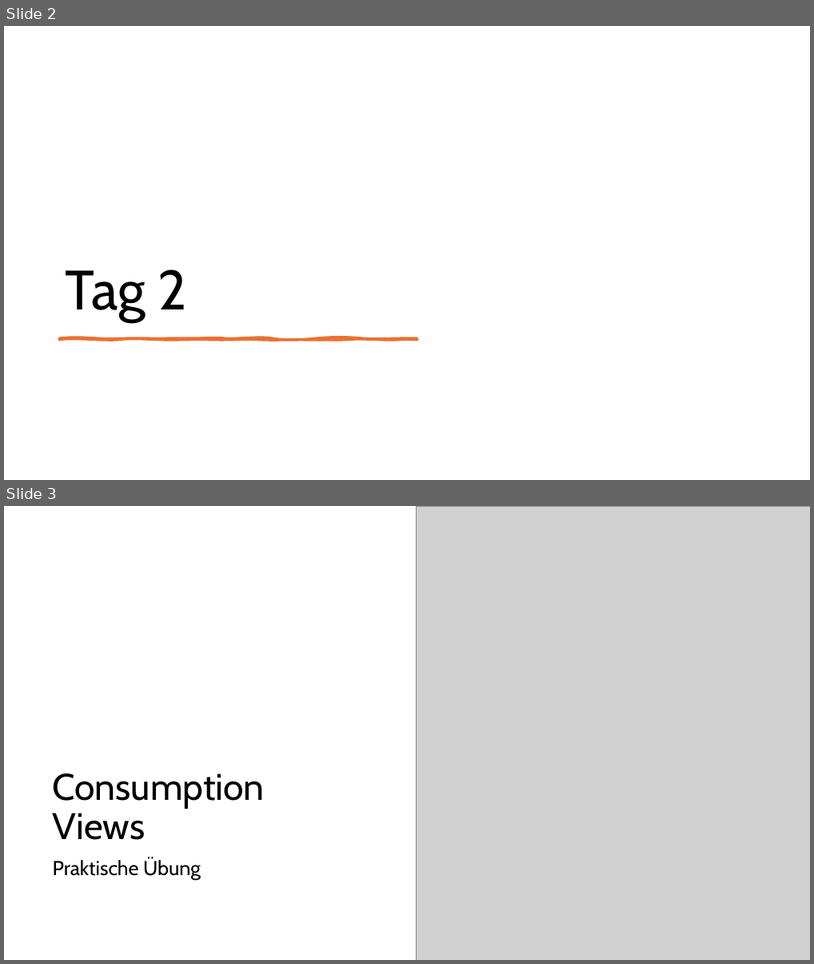
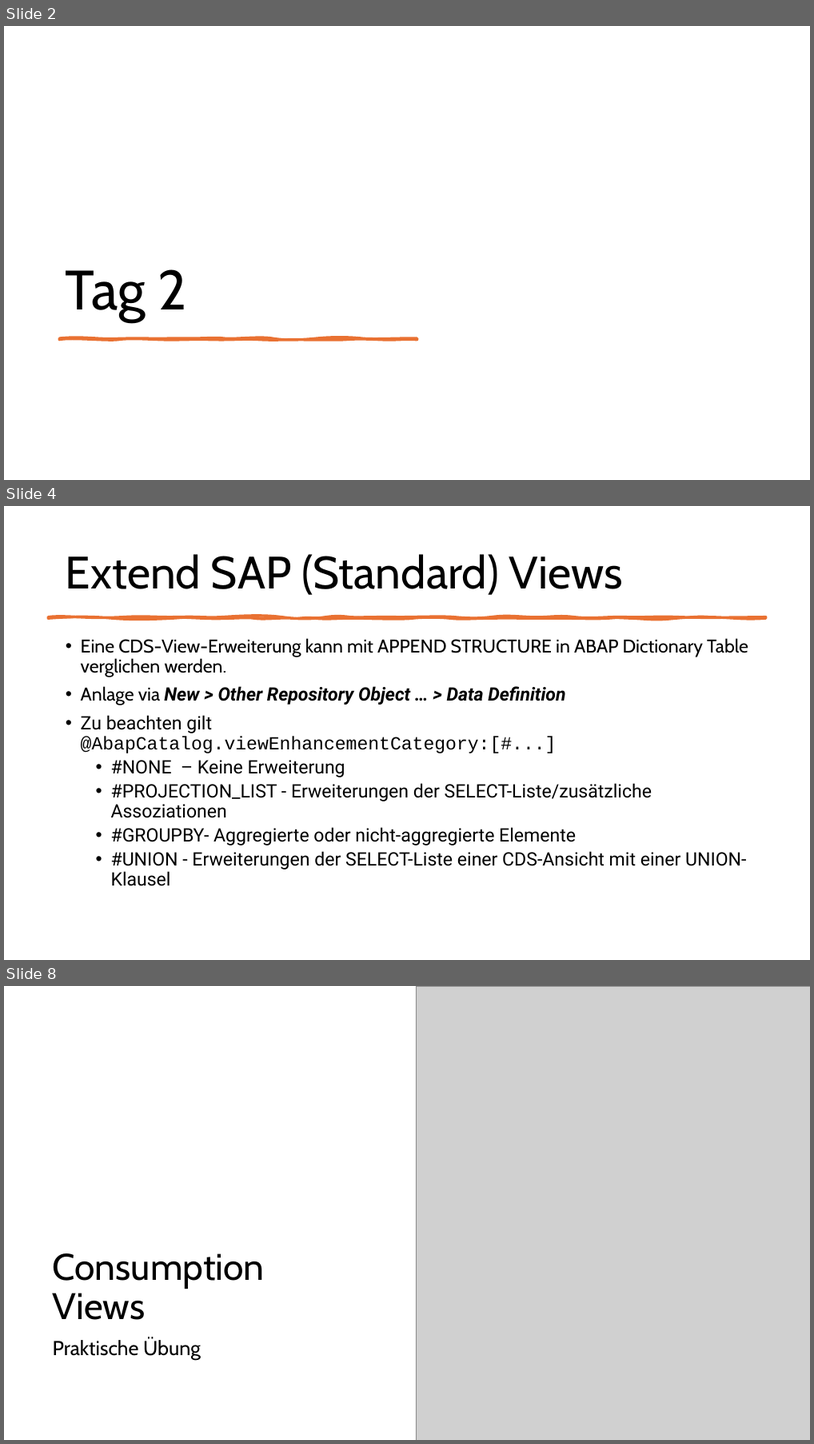
Before and after one commit to DevelopmentBvise/Schulung, a slide deck: CDS presentation/Tag2_Data Modeling with Core Data Services.pptx. Shown one above the other, each under a label of ours: slides 2 and 3 before the commit, slides 2, 4 and 8 after it; the slides between them are not shown. The pictures are 814x964 and 814x1444 pixels, drawn with LibreOffice and Linux fonts; fonts in the diff are those of the drawing; grey boxes stand for pictures. Boxes give left, top, right and bottom in pixels: in the first picture for what was removed or moved away, otherwise in the second. Text is boxed around its words. In the diff, an @@ line names an element or a change of style, - is before the commit and + after.

```diff
--- a/CDS presentation/Tag2_Data Modeling with Core Data Services.pptx
+++ b/CDS presentation/Tag2_Data Modeling with Core Data Services.pptx
@@ slide 4 added at box(4, 506, 810, 960), background #FFFFFF @@
@@ title added at box(66, 554, 623, 595), 54 pt, text #000000 @@
+Extend SAP (Standard) Views
@@ freeform shape added at box(48, 616, 766, 618), fill #E97132, outline #E97132 3.25 pt @@
@@ text added at box(81, 638, 749, 886), 22 pt, text #000000 @@
+• Eine CDS-View-Erweiterung kann mit APPEND STRUCTURE in ABAP Dictionary Table verglichen werden.
+• Anlage via New > Other Repository Object … > Data Definition
+• Zu beachten gilt
+  @AbapCatalog.viewEnhancementCategory:[#...]
+  • #NONE – Keine Erweiterung
+  • #PROJECTION_LIST - Erweiterungen der SELECT-Liste/zusätzliche Assoziationen
+  • #GROUPBY- Aggregierte oder nicht-aggregierte Elemente
+  • #UNION - Erweiterungen der SELECT-Liste einer CDS-Ansicht mit einer UNION-Klausel
@@ what was slide 3 is now slide 8 @@
```
Also in this commit, not shown: 1 slide changed, 28 other slides added, 4 slides removed, 4 other files.
